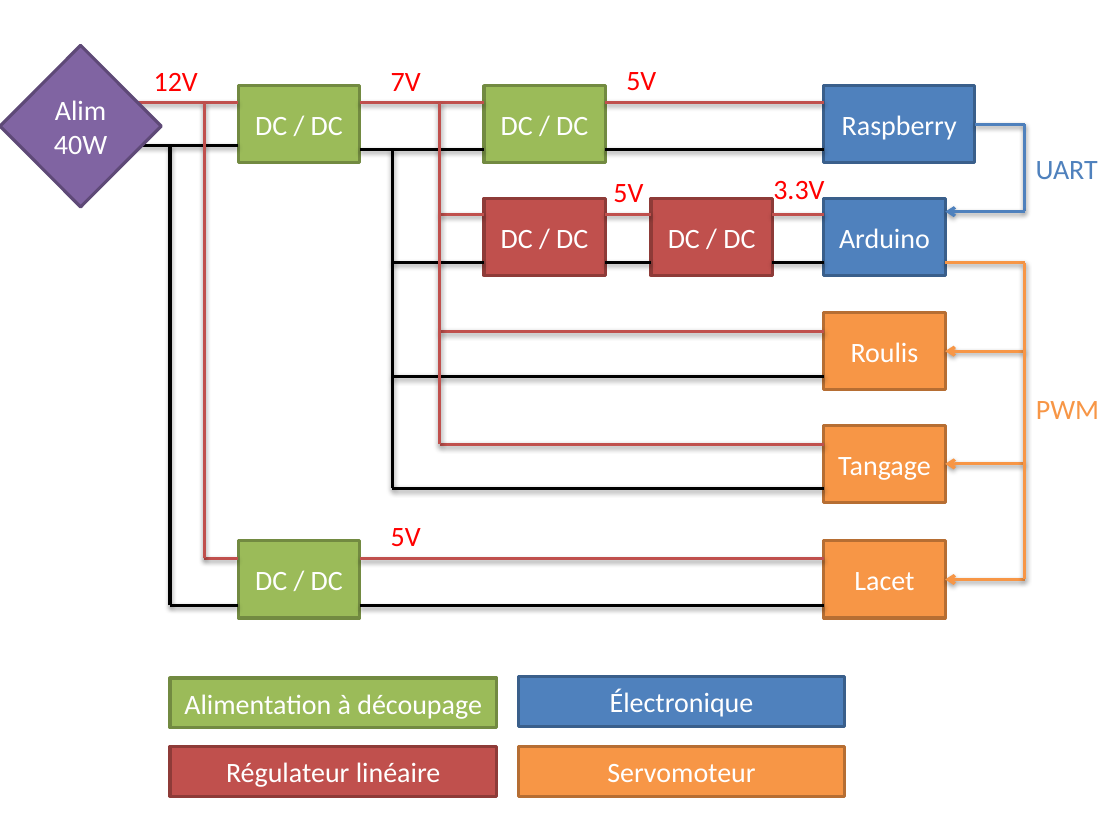
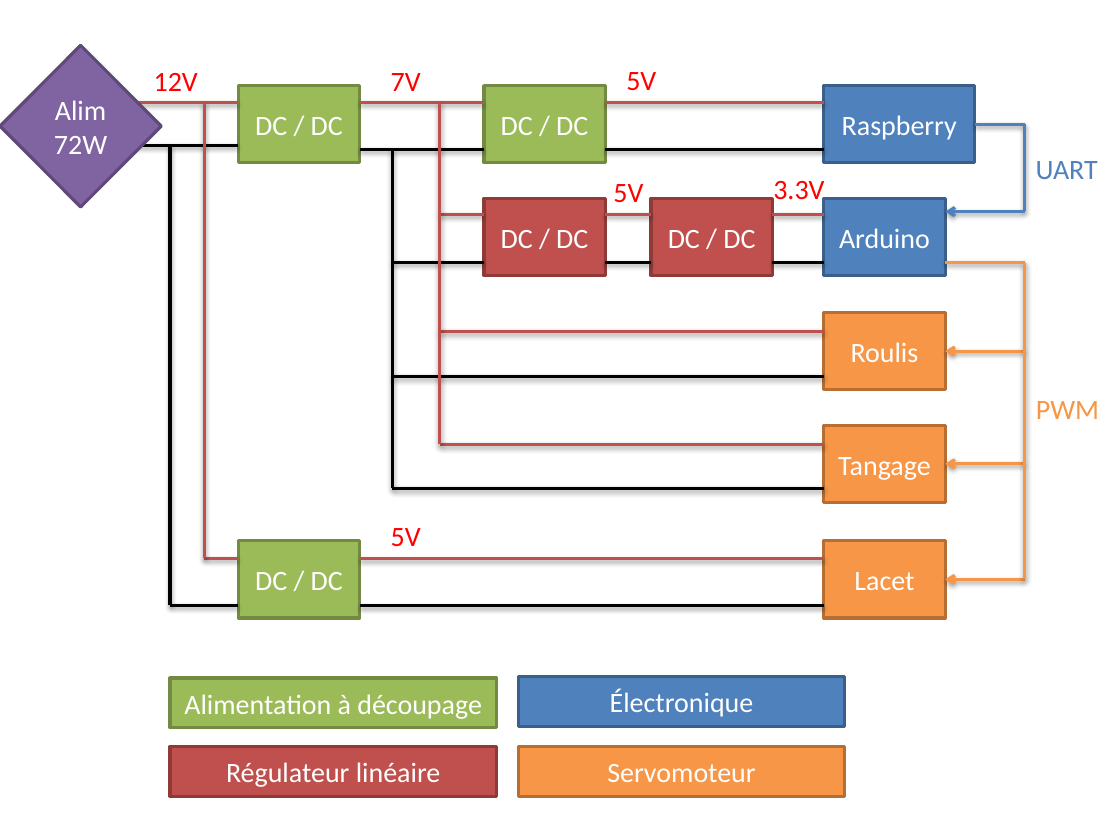
Before and after one commit to oleveque/PiWebcam, a slide deck: slide 1 of Ressources/Images/images.pptx. Drawn at 1120x840 pixels with LibreOffice and Linux fonts; fonts in the diff are those of the drawing. Boxes give left, top, right and bottom in pixels: in the first picture for what was removed or moved away, otherwise in the second. Text is boxed around its words. In the diff, an @@ line names an element or a change of style, - is before the commit and + after.

```diff
--- a/Ressources/Images/images.pptx
+++ b/Ressources/Images/images.pptx
@@ text in diamond at bbox=[54, 136, 107, 154]: text changed @@
-40W
+72W
```
Also in this commit, not shown: 4 other files.
